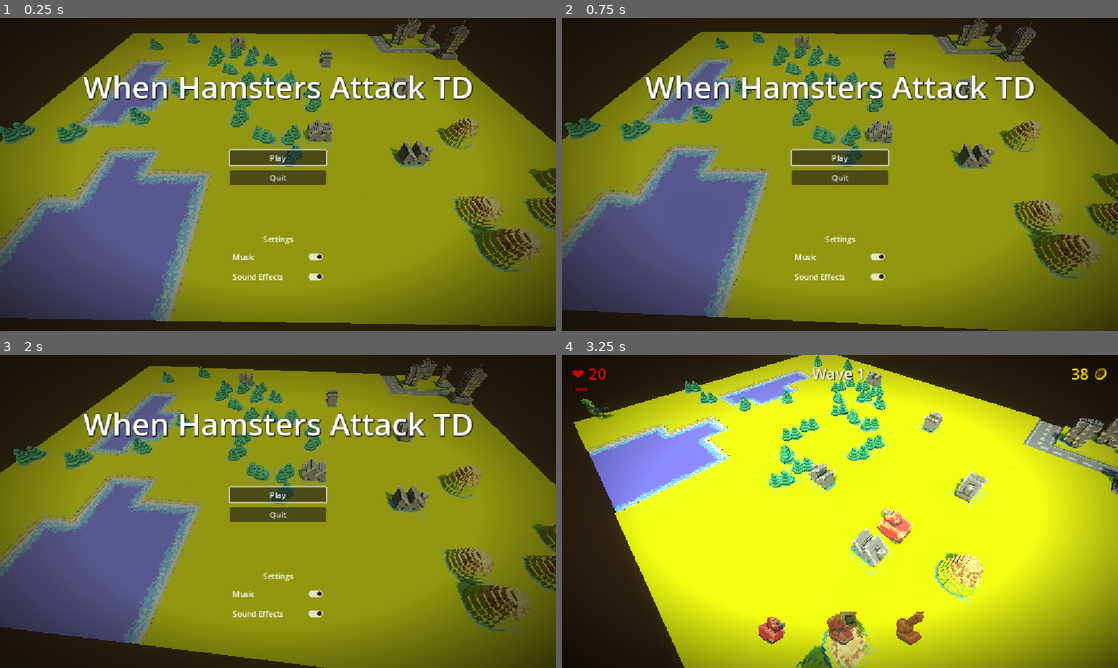
Above: before the commit, frames 1-4 (two rows, left to right).
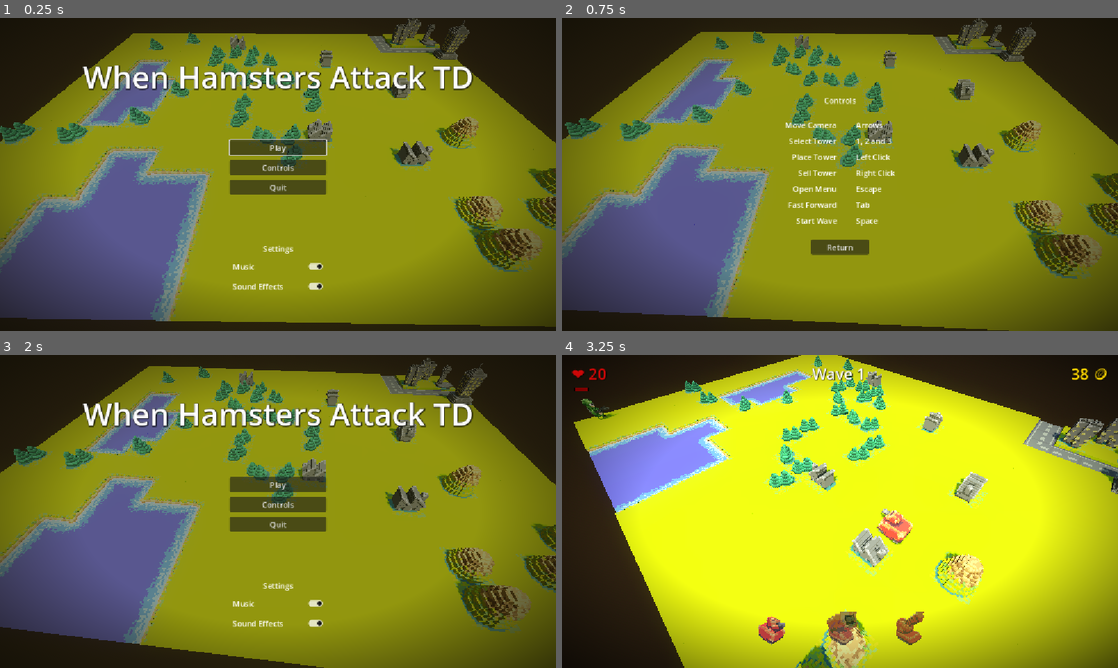
Above: after the commit, the same moments.

Repository: 4321ba/WhenHamstersAttackTD
Game: Godot game, scene res://scenes/main_menu.tscn
Same seed, same stepped clock (60 frames per second), same inputs: the game is played once before the commit and once after it.
Inputs (mouse positions are in pixels of both pictures, inside the frame that each line leads up to):
- Up to frame 1 (0.25 s): no input
- Up to frame 2 (0.75 s): click (840, 168) at 0.5 s, where only the run after the commit has a clickable "Controls"
- Up to frame 3 (2 s): click (278, 583) at 1.25 s, where only the run after the commit has a clickable "Return"
- Up to frame 4 (3.25 s): click "Play" at 2 s; tap Enter (ui_accept) at 2.75, 3.02 s; move the mouse to (962, 495) at 2.77 s; hold Right (ui_right) from 2.78 s (still down); tap 1 at 2.85 s; click (962, 495) at 2.92 s

The runs differ from the first frame. In frame 1, 6.8% of the frame differs, in the area x 14-86%, y 15-87%; in frame 2, 6.1%; in frame 3, 6.7%; in frame 4, nothing differs.

Commit message:
controls screen

Diff:
--- a/when-hamsters-attack-td/scenes/main_menu.gd
+++ b/when-hamsters-attack-td/scenes/main_menu.gd
@@ -56,3 +56,13 @@
 
 func _on_quit_button_pressed() -> void:
 	get_tree().quit()
+
+
+func _on_return_button_pressed() -> void:
+	$CanvasLayer/ColorRect/ControlsContainer.visible = false
+	$CanvasLayer/ColorRect/VBoxContainer.visible = true
+
+
+func _on_controls_button_pressed() -> void:
+	$CanvasLayer/ColorRect/ControlsContainer.visible = true
+	$CanvasLayer/ColorRect/VBoxContainer.visible = false
--- a/when-hamsters-attack-td/scenes/main_menu.tscn
+++ b/when-hamsters-attack-td/scenes/main_menu.tscn
@@ -54,6 +54,10 @@
 layout_mode = 2
 text = "Play"
 
+[node name="ControlsButton" type="Button" parent="CanvasLayer/ColorRect/VBoxContainer/VBoxContainer"]
+layout_mode = 2
+text = "Controls"
+
 [node name="QuitButton" type="Button" parent="CanvasLayer/ColorRect/VBoxContainer/VBoxContainer"]
 layout_mode = 2
 text = "Quit"
@@ -78,5 +82,112 @@
 text = "Sound Effects
 "
 
+[node name="ControlsContainer" type="VBoxContainer" parent="CanvasLayer/ColorRect"]
+visible = false
+layout_mode = 1
+anchors_preset = 8
+anchor_left = 0.5
+anchor_top = 0.5
+anchor_right = 0.5
+anchor_bottom = 0.5
+offset_left = -253.0
+offset_top = -165.5
+offset_right = 253.0
+offset_bottom = 165.5
+grow_horizontal = 2
+grow_vertical = 2
+
+[node name="ControlsLabel" type="Label" parent="CanvasLayer/ColorRect/ControlsContainer"]
+layout_mode = 2
+text = "Controls"
+horizontal_alignment = 1
+
+[node name="Control" type="Control" parent="CanvasLayer/ColorRect/ControlsContainer"]
+custom_minimum_size = Vector2(0, 20)
+layout_mode = 2
+
+[node name="GridContainer" type="GridContainer" parent="CanvasLayer/ColorRect/ControlsContainer"]
+layout_mode = 2
+size_flags_horizontal = 4
+size_flags_vertical = 4
+theme_override_constants/h_separation = 40
+theme_override_constants/v_separation = 10
+columns = 2
+
+[node name="ControlsLabel2" type="Label" parent="CanvasLayer/ColorRect/ControlsContainer/GridContainer"]
+layout_mode = 2
+text = "Move Camera"
+horizontal_alignment = 2
+
+[node name="ControlsLabel3" type="Label" parent="CanvasLayer/ColorRect/ControlsContainer/GridContainer"]
+layout_mode = 2
+text = "Arrows"
+
+[node name="ControlsLabel4" type="Label" parent="CanvasLayer/ColorRect/ControlsContainer/GridContainer"]
+layout_mode = 2
+text = "Select Tower"
+horizontal_alignment = 2
+
+[node name="ControlsLabel5" type="Label" parent="CanvasLayer/ColorRect/ControlsContainer/GridContainer"]
+layout_mode = 2
+text = "1, 2 and 3"
+
+[node name="ControlsLabel6" type="Label" parent="CanvasLayer/ColorRect/ControlsContainer/GridContainer"]
+layout_mode = 2
+text = "Place Tower"
+horizontal_alignment = 2
+
+[node name="ControlsLabel7" type="Label" parent="CanvasLayer/ColorRect/ControlsContainer/GridContainer"]
+layout_mode = 2
+text = "Left Click"
+
+[node name="ControlsLabel8" type="Label" parent="CanvasLayer/ColorRect/ControlsContainer/GridContainer"]
+layout_mode = 2
+text = "Sell Tower"
+horizontal_alignment = 2
+
+[node name="ControlsLabel9" type="Label" parent="CanvasLayer/ColorRect/ControlsContainer/GridContainer"]
+layout_mode = 2
+text = "Right Click"
+
+[node name="ControlsLabel10" type="Label" parent="CanvasLayer/ColorRect/ControlsContainer/GridContainer"]
+layout_mode = 2
+text = "Open Menu"
+horizontal_alignment = 2
+
+[node name="ControlsLabel11" type="Label" parent="CanvasLayer/ColorRect/ControlsContainer/GridContainer"]
+layout_mode = 2
+text = "Escape"
+
+[node name="ControlsLabel12" type="Label" parent="CanvasLayer/ColorRect/ControlsContainer/GridContainer"]
+layout_mode = 2
+text = "Fast Forward"
+horizontal_alignment = 2
+
+[node name="ControlsLabel13" type="Label" parent="CanvasLayer/ColorRect/ControlsContainer/GridContainer"]
+layout_mode = 2
+text = "Tab"
+
+[node name="ControlsLabel14" type="Label" parent="CanvasLayer/ColorRect/ControlsContainer/GridContainer"]
+layout_mode = 2
+text = "Start Wave"
+horizontal_alignment = 2
+
+[node name="ControlsLabel15" type="Label" parent="CanvasLayer/ColorRect/ControlsContainer/GridContainer"]
+layout_mode = 2
+text = "Space"
+
+[node name="Control2" type="Control" parent="CanvasLayer/ColorRect/ControlsContainer"]
+custom_minimum_size = Vector2(0, 20)
+layout_mode = 2
+
+[node name="ReturnButton" type="Button" parent="CanvasLayer/ColorRect/ControlsContainer"]
+custom_minimum_size = Vector2(120, 0)
+layout_mode = 2
+size_flags_horizontal = 4
+text = "Return"
+
 [connection signal="pressed" from="CanvasLayer/ColorRect/VBoxContainer/VBoxContainer/PlayButton" to="." method="_on_play_button_pressed"]
+[connection signal="pressed" from="CanvasLayer/ColorRect/VBoxContainer/VBoxContainer/ControlsButton" to="." method="_on_controls_button_pressed"]
 [connection signal="pressed" from="CanvasLayer/ColorRect/VBoxContainer/VBoxContainer/QuitButton" to="." method="_on_quit_button_pressed"]
+[connection signal="pressed" from="CanvasLayer/ColorRect/ControlsContainer/ReturnButton" to="." method="_on_return_button_pressed"]
